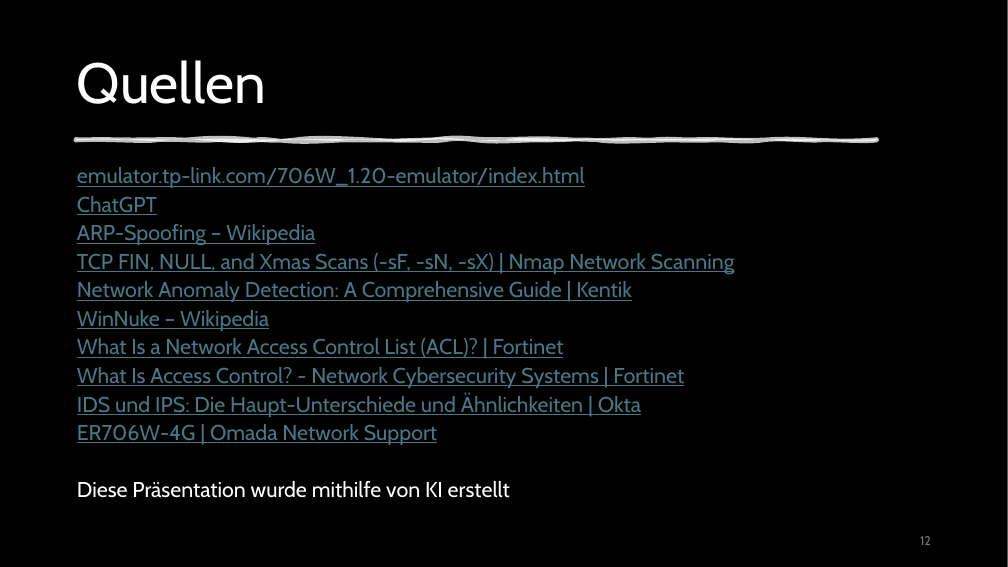
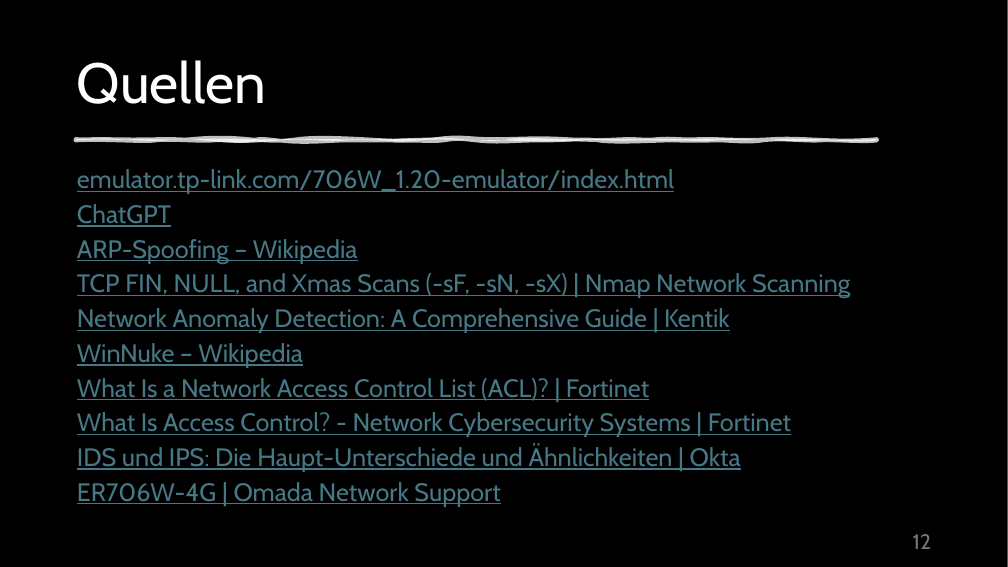
Before and after one commit to Keyrizlol/Onetapfood, a slide deck: slide 12 of LF11 Meier Präsentation TP Link 706W .pptx. Drawn at 1008x567 pixels with LibreOffice and Linux fonts; fonts in the diff are those of the drawing; background and template pictures are left out. Boxes give left, top, right and bottom in pixels: in the first picture for what was removed or moved away, otherwise in the second. Text is boxed around its words. In the diff, an @@ line names an element or a change of style, - is before the commit and + after.

```diff
--- a/LF11 Meier Präsentation TP Link 706W .pptx
+++ b/LF11 Meier Präsentation TP Link 706W .pptx
@@ text "emulator.tp-link.com/706W_1.20-emulator/index.html" at [77, 169, 850, 507]: size 20.4 to 24 pt; line spacing 0.7 to 0.8 @@
@@ text at [77, 481, 510, 498]: paragraph removed @@
-Diese Präsentation wurde mithilfe von KI erstellt
@@ page number at [913, 534, 931, 549]: size 12 to 20 pt @@
```
